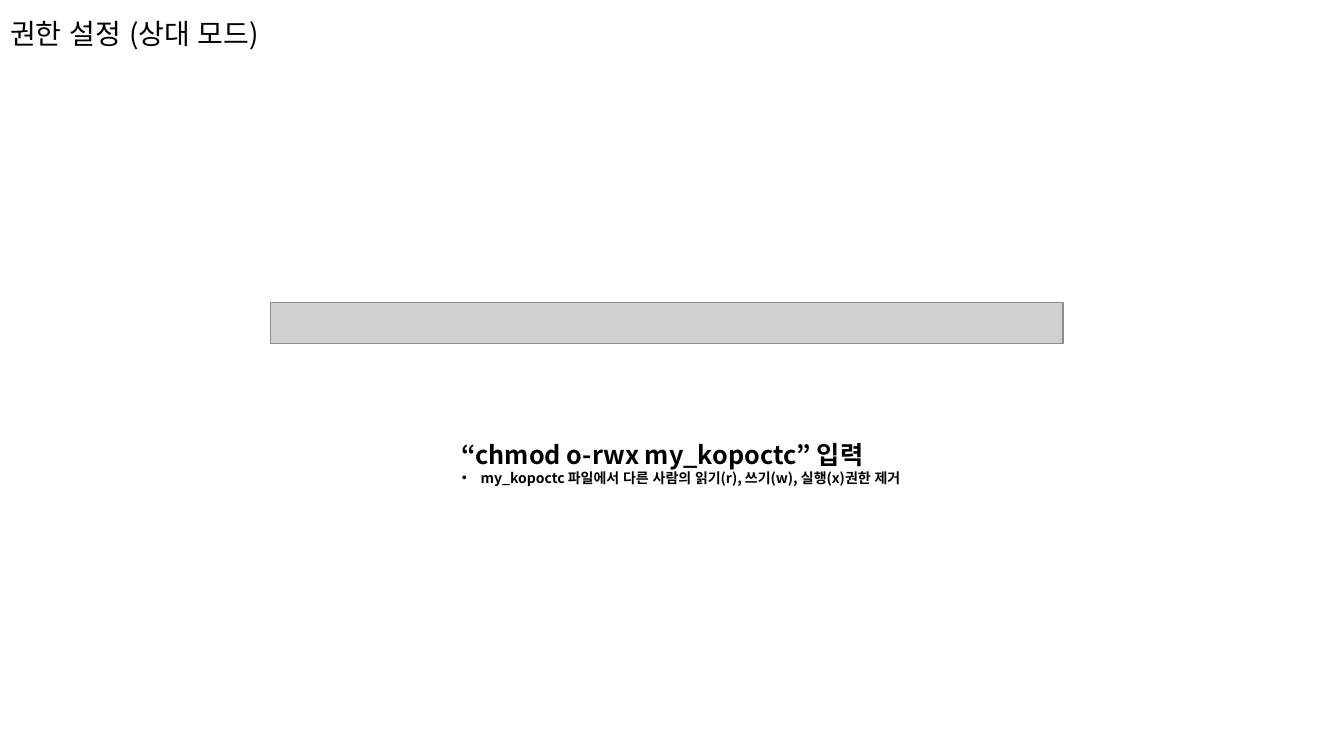
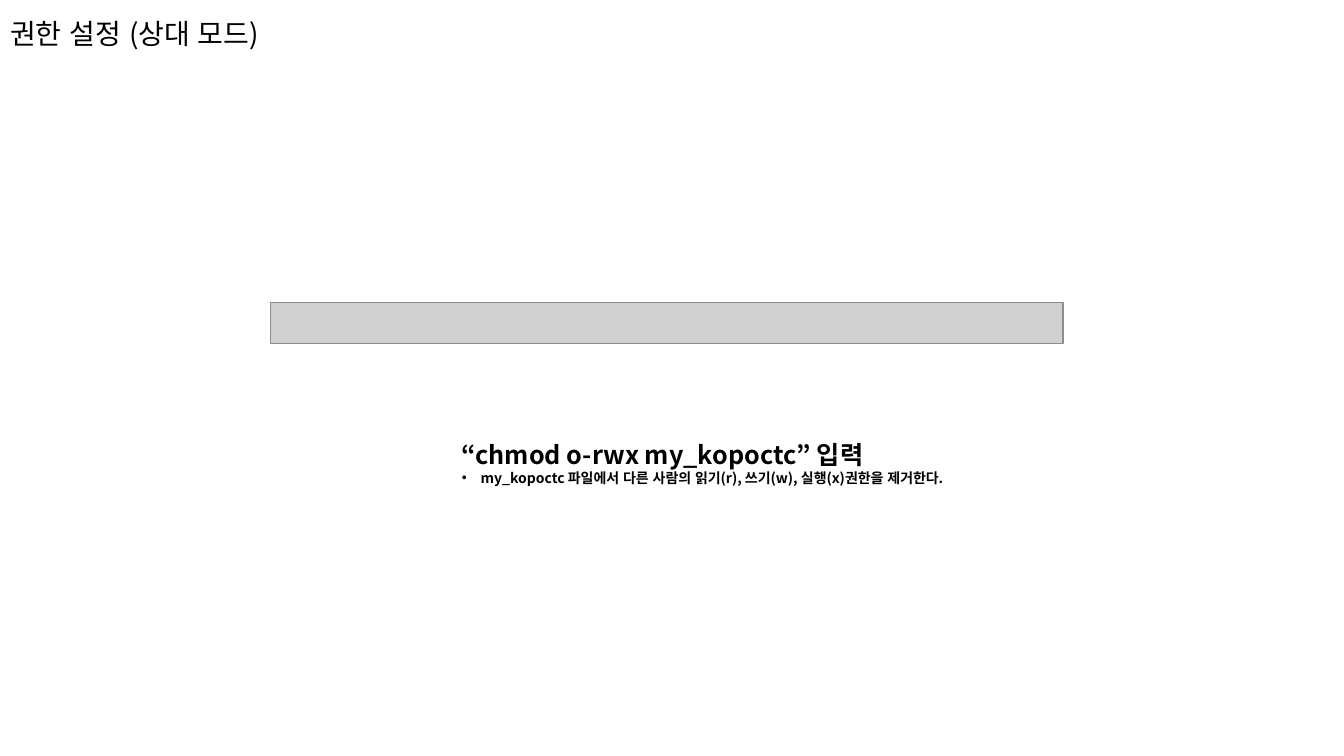
Before and after one commit to limmiseon/Linux, a slide deck: slide 57 of 34_임미선_과제_20220317_5강.pptx. Drawn at 1344x756 pixels with LibreOffice and Linux fonts; fonts in the diff are those of the drawing; grey boxes stand for pictures. Boxes give left, top, right and bottom in pixels: in the first picture for what was removed or moved away, otherwise in the second. Text is boxed around its words. In the diff, an @@ line names an element or a change of style, - is before the commit and + after.

```diff
--- a/34_임미선_과제_20220317_5강.pptx
+++ b/34_임미선_과제_20220317_5강.pptx
@@ text at (x1=481, y1=469, x2=943, y2=486): text changed @@
-• my_kopoctc 파일에서 다른 사람의 읽기(r), 쓰기(w), 실행(x)권한 제거
+• my_kopoctc 파일에서 다른 사람의 읽기(r), 쓰기(w), 실행(x)권한을 제거한다.
```
Also in this commit, not shown: 11 other slides changed, 1 slide added, 1 slide removed, 1 other file.
